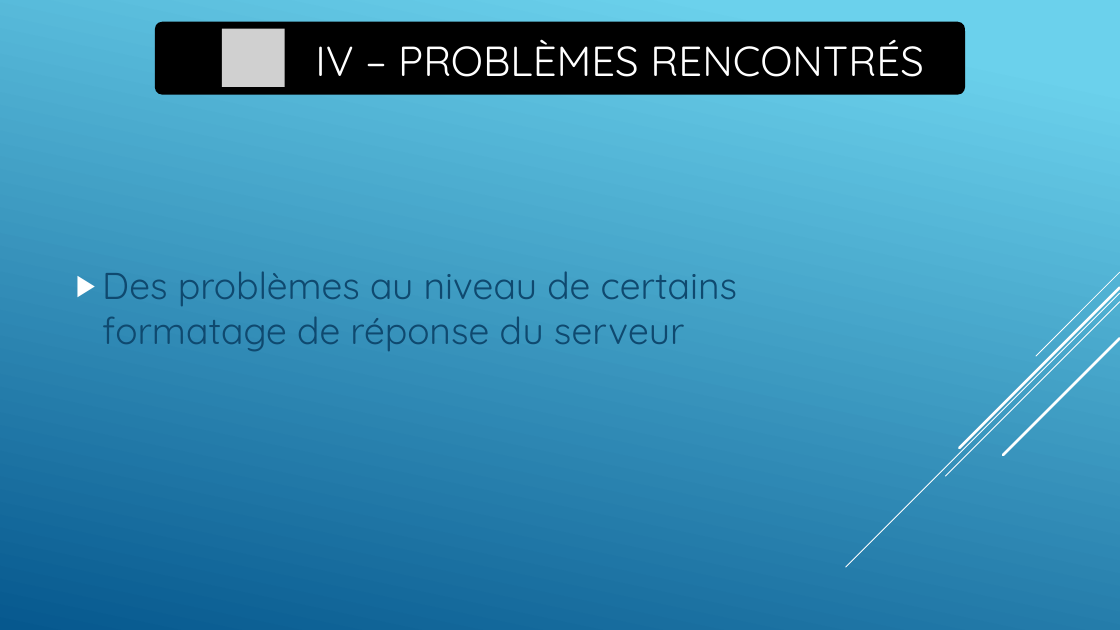
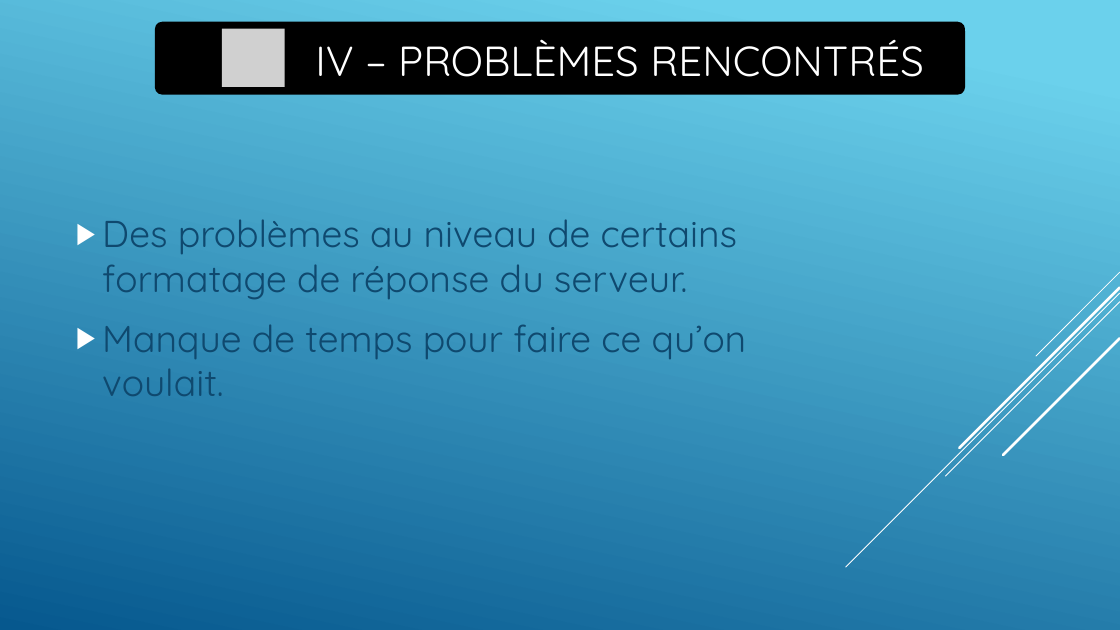
Before and after one commit to MathieuCaselles/Puissance_4_en_ligne, a slide deck: slide 6 of DEVLOGI.pptx. Drawn at 1120x630 pixels with LibreOffice and Linux fonts; fonts in the diff are those of the drawing; grey boxes stand for pictures. Boxes give left, top, right and bottom in pixels: in the first picture for what was removed or moved away, otherwise in the second. Text is boxed around its words. In the diff, an @@ line names an element or a change of style, - is before the commit and + after.

```diff
--- a/DEVLOGI.pptx
+++ b/DEVLOGI.pptx
@@ text at (102, 219, 747, 396): text changed @@
-▶ Des problèmes au niveau de certains formatage de réponse du serveur
+▶ Des problèmes au niveau de certains formatage de réponse du serveur.
+▶ Manque de temps pour faire ce qu’on voulait.
```
Also in this commit, not shown: 2 other slides changed.
